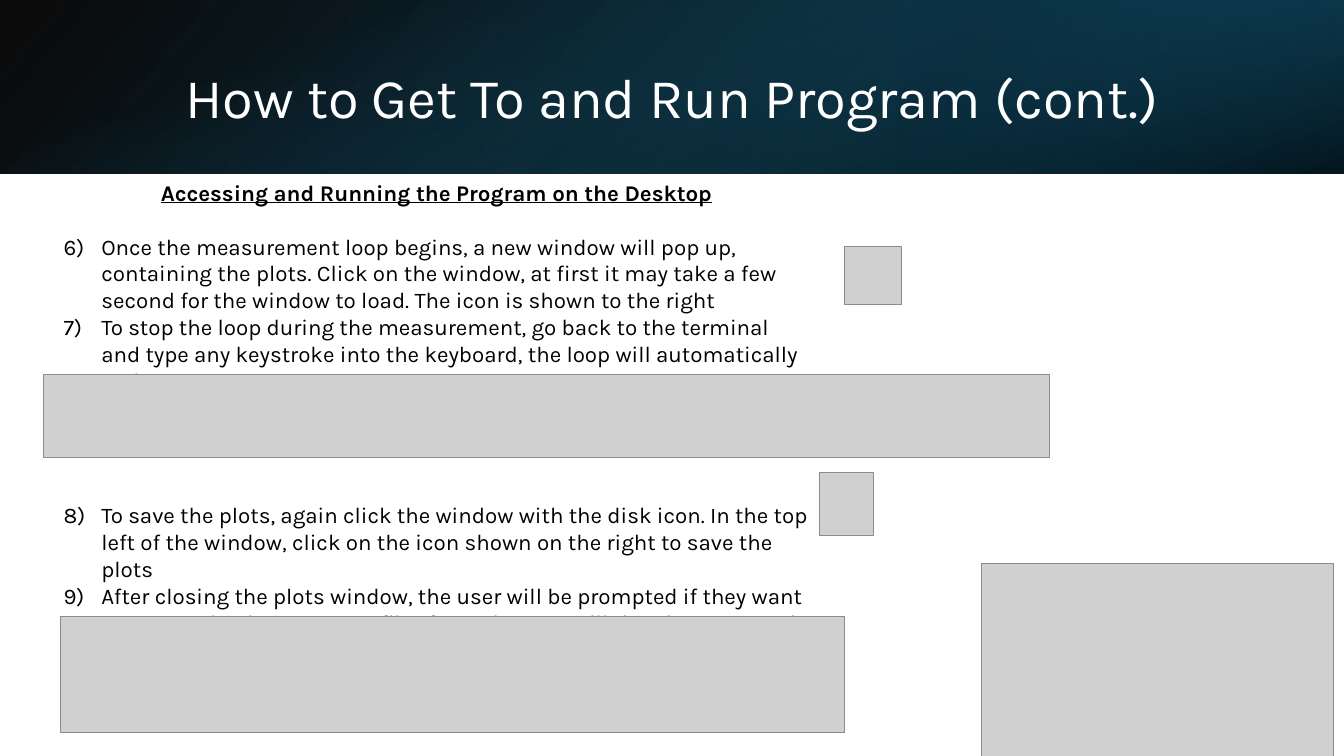
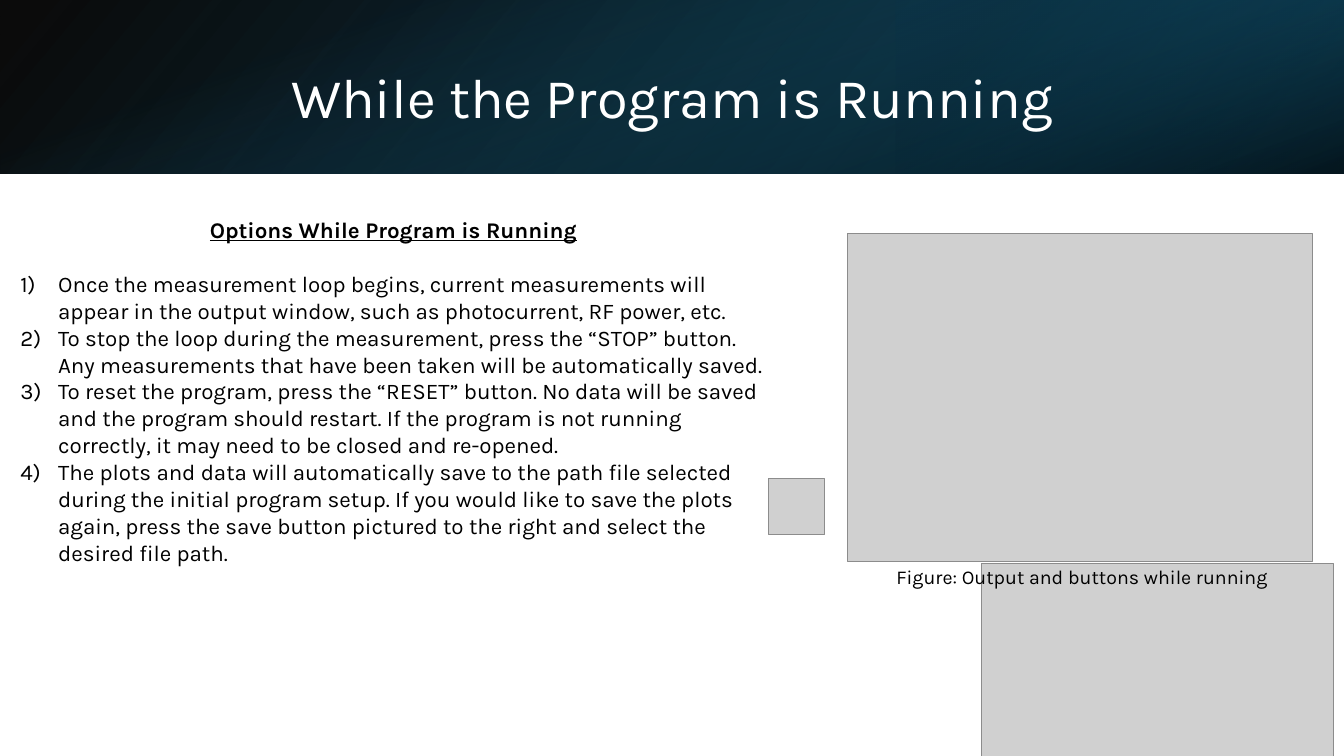
Before and after one commit to axx2xu/heterodyne, a slide deck: slide 14 of Python Heterodyne Measurement Automation Slides.pptx (slide 10 before the commit). Drawn at 1344x756 pixels with LibreOffice and Linux fonts; fonts in the diff are those of the drawing; grey boxes stand for pictures. Boxes give left, top, right and bottom in pixels: in the first picture for what was removed or moved away, otherwise in the second. Text is boxed around its words. In the diff, an @@ line names an element or a change of style, - is before the commit and + after.

```diff
--- a/Python Heterodyne Measurement Automation Slides.pptx
+++ b/Python Heterodyne Measurement Automation Slides.pptx
@@ title at bbox=[291, 79, 1053, 131]: text changed @@
-How to Get To and Run Program (cont.)
+While the Program is Running
@@ text at bbox=[58, 222, 762, 567]: text changed @@
-Accessing and Running the Program on the Desktop
-6) Once the measurement loop begins, a new window will pop up, containing the plots. Click on the window, at first it may take a few second for the window to load. The icon is shown to the right
-7) To stop the loop during the measurement, go back to the terminal and type any keystroke into the keyboard, the loop will automatically end
-8) To save the plots, again click the window with the disk icon. In the top left of the window, click on the icon shown on the right to save the plots
-9) After closing the plots window, the user will be prompted if they want to output the data to a text file. If yes, the user will then be prompted for the file name, device number, and trial comments
+Options While Program is Running
+1) Once the measurement loop begins, current measurements will appear in the output window, such as photocurrent, RF power, etc.
+2) To stop the loop during the measurement, press the “STOP” button. Any measurements that have been taken will be automatically saved.
+3) To reset the program, press the “RESET” button. No data will be saved and the program should restart. If the program is not running correctly, it may need to be closed and re-opened.
+4) The plots and data will automatically save to the path file selected during the initial program setup. If you would like to save the plots again, press the save button pictured to the right and select the desired file path.
@@ picture added at bbox=[847, 234, 1313, 562] @@
@@ picture removed at bbox=[845, 247, 902, 304] @@
@@ picture removed at bbox=[43, 374, 1050, 458] @@
@@ picture added at bbox=[768, 479, 825, 535] @@
@@ picture removed at bbox=[820, 473, 874, 535] @@
@@ text added at bbox=[896, 566, 1267, 590], 14 pt, text #000000 @@
+Figure: Output and buttons while running
@@ picture removed at bbox=[60, 616, 845, 732] @@
```
Also in this commit, not shown: 7 other slides changed, 4 slides added, 1 slide removed, 10 other files.
